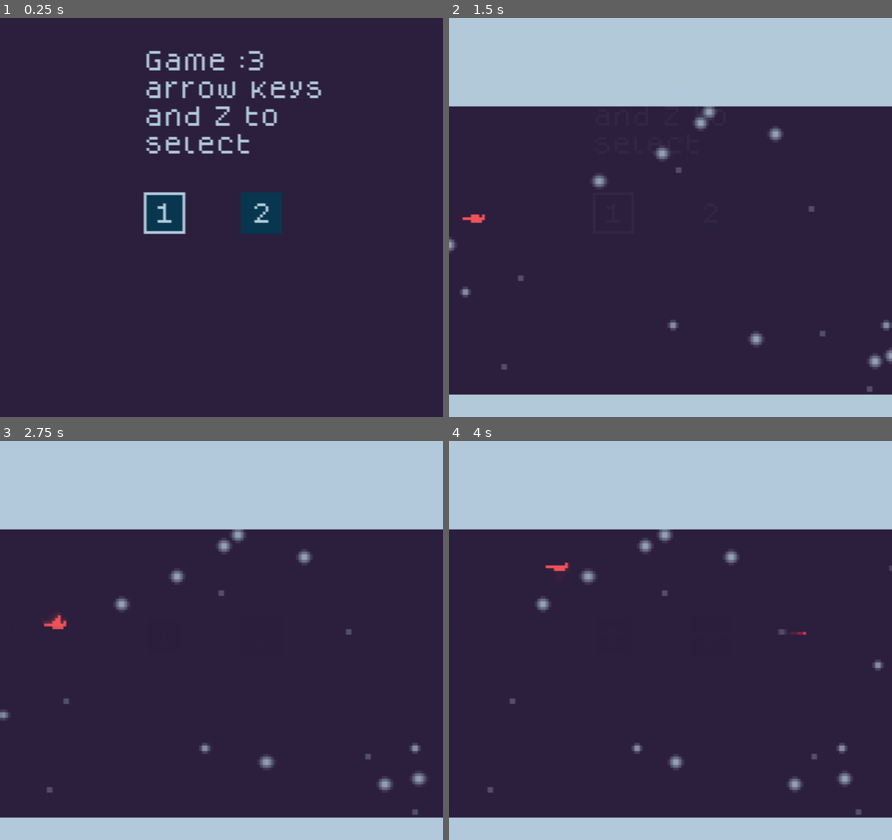
Above: before the commit, frames 1-4 (two rows, left to right).
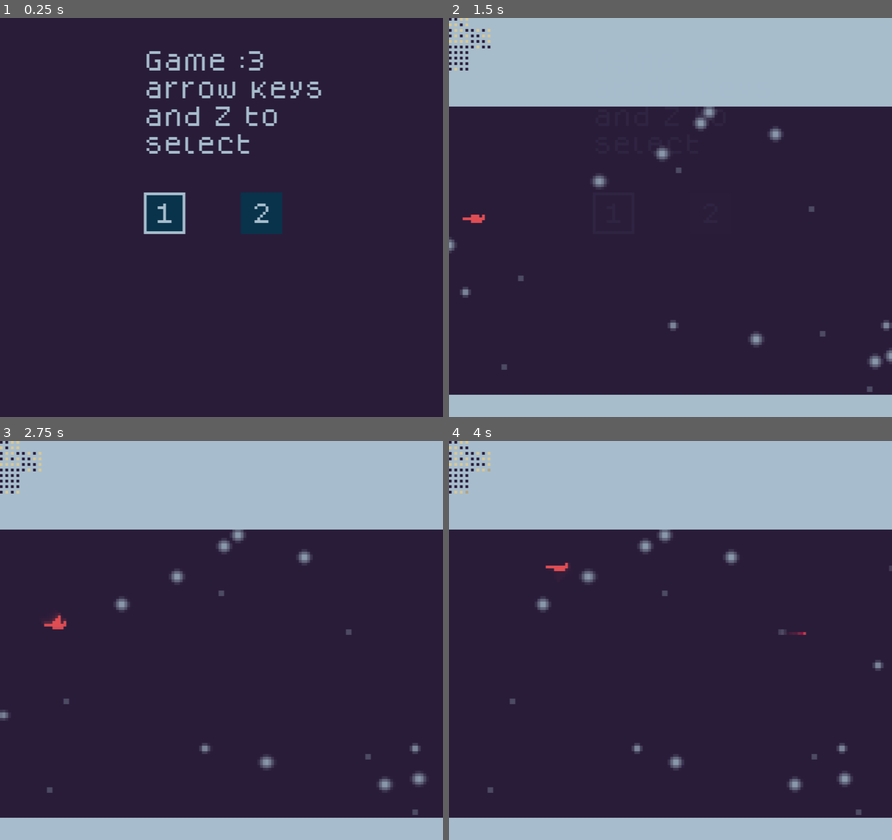
Above: after the commit, the same moments.

Repository: SmallConfusion/Redbird
Game: Godot game, scene res://main.tscn
Same seed, same stepped clock (60 frames per second), same inputs: the game is played once before the commit and once after it. Sound files missing from this copy of the repository are replaced by a short silence.
Inputs:
- Up to frame 1 (0.25 s): no input
- Up to frame 2 (1.5 s): tap Enter at 0.5 s; hold Right (Right) 0.53-1.28 s; hold Down (Fall) 0.53-1.28 s; tap Up (Flap) at 0.77, 1.07 s; tap Space at 1.25 s; hold Left (Left) from 1.28 s (still down); tap Z (Fire) at 1.35 s
- Up to frame 3 (2.75 s): tap Up (Flap) at 1.52, 1.82 s; release Left (Left) at 2.03 s; hold Right (Right) from 2.03 s (still down); hold Down (Fall) from 2.03 s (still down)
- Up to frame 4 (4 s): release Down (Fall) at 2.78 s; tap Z (Fire) at 2.85 s; tap Up (Flap) at 3.02, 3.32, 3.77 s; release Right (Right) at 3.53 s; hold Left (Left) from 3.53 s (still down); hold Down (Fall) from 3.53 s (still down)

The runs differ from the first frame. In frame 1, 0.4% of the frame differs, in the area x 32-73%, y 8-55%; in frame 2, 0.6%, in the area x 0-100%, y 0-95%; in frame 3, 0.6%; in frame 4, 0.6%.

Commit message:
Added binary counters

Diff:
--- a/game/levels/level_1.tscn
+++ b/game/levels/level_1.tscn
@@ -1,10 +1,11 @@
-[gd_scene load_steps=11 format=3 uid="uid://c3mhsid5x7d8r"]
+[gd_scene load_steps=12 format=3 uid="uid://c3mhsid5x7d8r"]
 
 [ext_resource type="Script" path="res://game/levels/game_manager.gd" id="1_20xix"]
 [ext_resource type="Curve" uid="uid://bqrwx7hgqa4ni" path="res://game/hole/pull.tres" id="2_nectp"]
 [ext_resource type="Script" path="res://game/killbox.gd" id="3_11x1t"]
 [ext_resource type="PackedScene" uid="uid://opsuu1r64pm7" path="res://game/player/player.tscn" id="3_d65yc"]
 [ext_resource type="PackedScene" uid="uid://5vkpxwgvm6c7" path="res://vfx/stars/stars.tscn" id="3_olfgw"]
+[ext_resource type="PackedScene" uid="uid://4dh527vyy6ak" path="res://game/levels/overlay.tscn" id="4_2hvlc"]
 [ext_resource type="PackedScene" uid="uid://d3hb2g0vw7p7h" path="res://game/enemy/basic/basic_enemy.tscn" id="5_7mo58"]
 [ext_resource type="Script" path="res://game/levels/wave.gd" id="6_d2j5s"]
 [ext_resource type="PackedScene" uid="uid://bmr51txifyigr" path="res://game/hole/hole.tscn" id="6_dlb8f"]
@@ -30,19 +31,7 @@
 offset_bottom = 144.0
 color = Color(0.184314, 0.12549, 0.254902, 1)
 
-[node name="CanvasLayer2" type="CanvasLayer" parent="."]
-layer = 10
-
-[node name="ColorRect2" type="ColorRect" parent="CanvasLayer2"]
-offset_right = 160.0
-offset_bottom = 32.0
-color = Color(0.745098, 0.843137, 0.913725, 1)
-
-[node name="ColorRect3" type="ColorRect" parent="CanvasLayer2"]
-offset_top = 136.0
-offset_right = 160.0
-offset_bottom = 144.0
-color = Color(0.745098, 0.843137, 0.913725, 1)
+[node name="Overlay" parent="." instance=ExtResource("4_2hvlc")]
 
 [node name="Camera2D" type="Camera2D" parent="." groups=["camera"]]
 
--- a/game/levels/level_2.tscn
+++ b/game/levels/level_2.tscn
@@ -1,9 +1,10 @@
-[gd_scene load_steps=12 format=3 uid="uid://bfxb5ikio7qa6"]
+[gd_scene load_steps=13 format=3 uid="uid://bfxb5ikio7qa6"]
 
 [ext_resource type="Script" path="res://game/levels/game_manager.gd" id="1_cvi63"]
 [ext_resource type="Curve" uid="uid://bqrwx7hgqa4ni" path="res://game/hole/pull.tres" id="2_4lvel"]
 [ext_resource type="PackedScene" uid="uid://5vkpxwgvm6c7" path="res://vfx/stars/stars.tscn" id="3_lppyg"]
 [ext_resource type="Script" path="res://game/killbox.gd" id="4_2dnnk"]
+[ext_resource type="PackedScene" uid="uid://4dh527vyy6ak" path="res://game/levels/overlay.tscn" id="4_2wf5y"]
 [ext_resource type="PackedScene" uid="uid://opsuu1r64pm7" path="res://game/player/player.tscn" id="5_gebaw"]
 [ext_resource type="Script" path="res://game/levels/wave.gd" id="6_wixt4"]
 [ext_resource type="PackedScene" uid="uid://d3hb2g0vw7p7h" path="res://game/enemy/basic/basic_enemy.tscn" id="7_4ry5p"]
@@ -31,19 +32,7 @@
 offset_bottom = 144.0
 color = Color(0.184314, 0.12549, 0.254902, 1)
 
-[node name="CanvasLayer2" type="CanvasLayer" parent="."]
-layer = 10
-
-[node name="ColorRect2" type="ColorRect" parent="CanvasLayer2"]
-offset_right = 160.0
-offset_bottom = 32.0
-color = Color(0.745098, 0.843137, 0.913725, 1)
-
-[node name="ColorRect3" type="ColorRect" parent="CanvasLayer2"]
-offset_top = 136.0
-offset_right = 160.0
-offset_bottom = 144.0
-color = Color(0.745098, 0.843137, 0.913725, 1)
+[node name="Overlay" parent="." instance=ExtResource("4_2wf5y")]
 
 [node name="Camera2D" type="Camera2D" parent="." groups=["camera"]]
 
--- /dev/null
+++ b/game/levels/overlay.tscn
@@ -0,0 +1,33 @@
+[gd_scene load_steps=3 format=3 uid="uid://4dh527vyy6ak"]
+
+[ext_resource type="Script" path="res://game/levels/stats.gd" id="1_sd7w8"]
+[ext_resource type="PackedScene" uid="uid://c3ju6hsjwfrdb" path="res://vfx/binary_counter/binary_counter.tscn" id="2_njfsu"]
+
+[node name="Overlay" type="CanvasLayer"]
+layer = 10
+script = ExtResource("1_sd7w8")
+
+[node name="ColorRect2" type="ColorRect" parent="."]
+offset_right = 160.0
+offset_bottom = 32.0
+color = Color(0.745098, 0.843137, 0.913725, 1)
+
+[node name="FPSCounter" parent="ColorRect2" instance=ExtResource("2_njfsu")]
+width = 4
+height = 2
+
+[node name="TimeCounter" parent="ColorRect2" instance=ExtResource("2_njfsu")]
+position = Vector2(0, 4)
+width = 8
+height = 4
+
+[node name="MsecCounter" parent="ColorRect2" instance=ExtResource("2_njfsu")]
+position = Vector2(0, 12)
+width = 4
+height = 4
+
+[node name="ColorRect3" type="ColorRect" parent="."]
+offset_top = 136.0
+offset_right = 160.0
+offset_bottom = 144.0
+color = Color(0.745098, 0.843137, 0.913725, 1)
--- /dev/null
+++ b/game/levels/stats.gd
@@ -0,0 +1,7 @@
+extends CanvasLayer
+
+
+func _process(delta):
+	$ColorRect2/FPSCounter.number = Engine.get_frames_per_second()
+	$ColorRect2/TimeCounter.number = Time.get_unix_time_from_system()
+	$ColorRect2/MsecCounter.number = Time.get_ticks_msec() / 1000
--- a/main.tscn
+++ b/main.tscn
@@ -44,7 +44,7 @@
 [sub_resource type="ShaderMaterial" id="ShaderMaterial_eegpy"]
 shader = ExtResource("4_1p6e5")
 shader_parameter/blur_type = 2
-shader_parameter/blur_amount = 2
+shader_parameter/blur_amount = 1
 shader_parameter/blur_radius = 1.0
 shader_parameter/blur_direction = Vector2(1, 1)
 
--- /dev/null
+++ b/vfx/binary_counter/binary_counter.gd
@@ -0,0 +1,46 @@
+extends Node2D
+
+@export var width := 9
+@export var height := 1
+
+@export var off : Texture2D
+@export var on : Texture2D
+
+var number := 0
+var last_number := -1
+
+var sprites = []
+
+func _ready():
+	position += Vector2(0.5, 0.5)
+
+	for y in height:
+		for x in width:
+			var sprite = Sprite2D.new()
+			sprite.texture = off
+			sprite.position.x = x * 2
+			sprite.position.y = y * 2
+			add_child(sprite)
+
+			sprites.append(sprite)
+
+
+func _process(_delta):
+	if last_number != number:
+		last_number = number
+
+		var places = range(len(sprites)-1, -1, -1)
+		var i = 0
+
+		for sprite in sprites:
+			var compare = 2 ** places[i]
+
+			if number >= compare:
+				sprite.texture = on
+				number -= compare
+			else:
+				sprite.texture = off
+
+			i += 1
+
+		number = last_number
--- /dev/null
+++ b/vfx/binary_counter/binary_counter.tscn
@@ -0,0 +1,10 @@
+[gd_scene load_steps=4 format=3 uid="uid://c3ju6hsjwfrdb"]
+
+[ext_resource type="Script" path="res://vfx/binary_counter/binary_counter.gd" id="1_utjrl"]
+[ext_resource type="Texture2D" uid="uid://cxr2xkpl5ejbn" path="res://vfx/binary_counter/on.tres" id="2_firnr"]
+[ext_resource type="Texture2D" uid="uid://b2t8nb0pemlbl" path="res://vfx/binary_counter/off.tres" id="2_rufay"]
+
+[node name="Node2D" type="Node2D"]
+script = ExtResource("1_utjrl")
+off = ExtResource("2_rufay")
+on = ExtResource("2_firnr")
--- /dev/null
+++ b/vfx/binary_counter/off.tres
@@ -0,0 +1,9 @@
+[gd_resource type="GradientTexture1D" load_steps=2 format=3 uid="uid://b2t8nb0pemlbl"]
+
+[sub_resource type="Gradient" id="Gradient_exguy"]
+offsets = PackedFloat32Array(0.166667)
+colors = PackedColorArray(0.184314, 0.12549, 0.254902, 1)
+
+[resource]
+gradient = SubResource("Gradient_exguy")
+width = 1
--- /dev/null
+++ b/vfx/binary_counter/on.tres
@@ -0,0 +1,9 @@
+[gd_resource type="GradientTexture1D" load_steps=2 format=3 uid="uid://cxr2xkpl5ejbn"]
+
+[sub_resource type="Gradient" id="Gradient_exguy"]
+offsets = PackedFloat32Array(0.0238095)
+colors = PackedColorArray(0.988235, 0.894118, 0.658824, 1)
+
+[resource]
+gradient = SubResource("Gradient_exguy")
+width = 1
